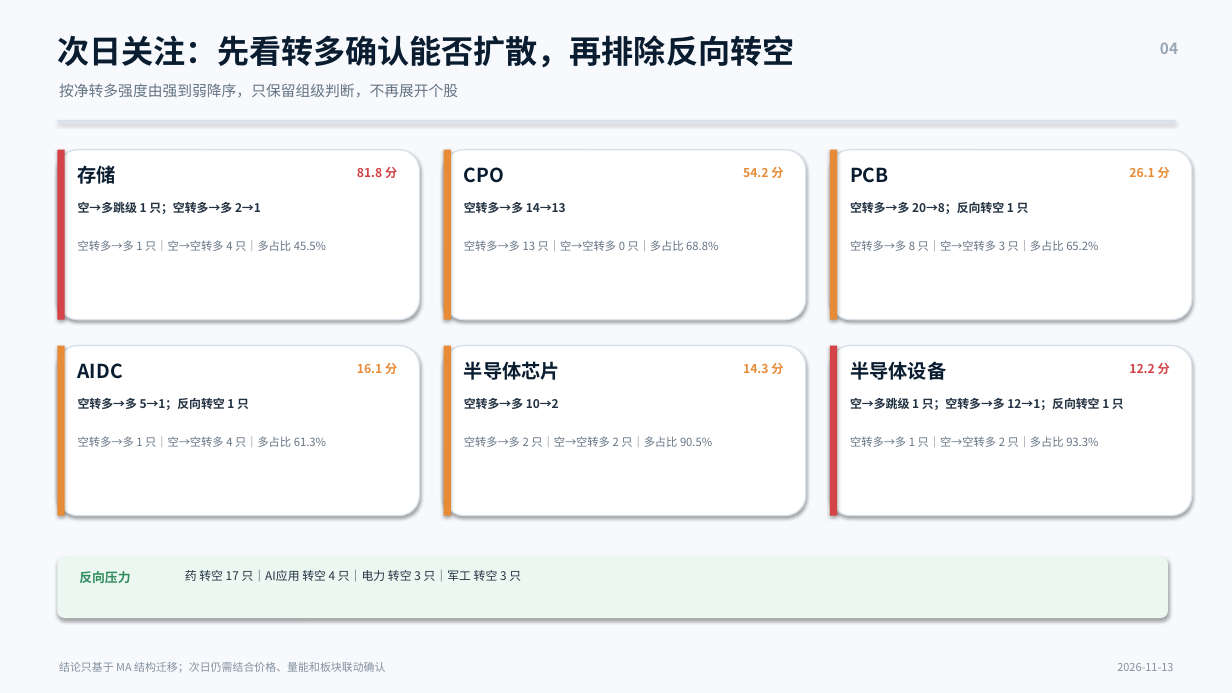
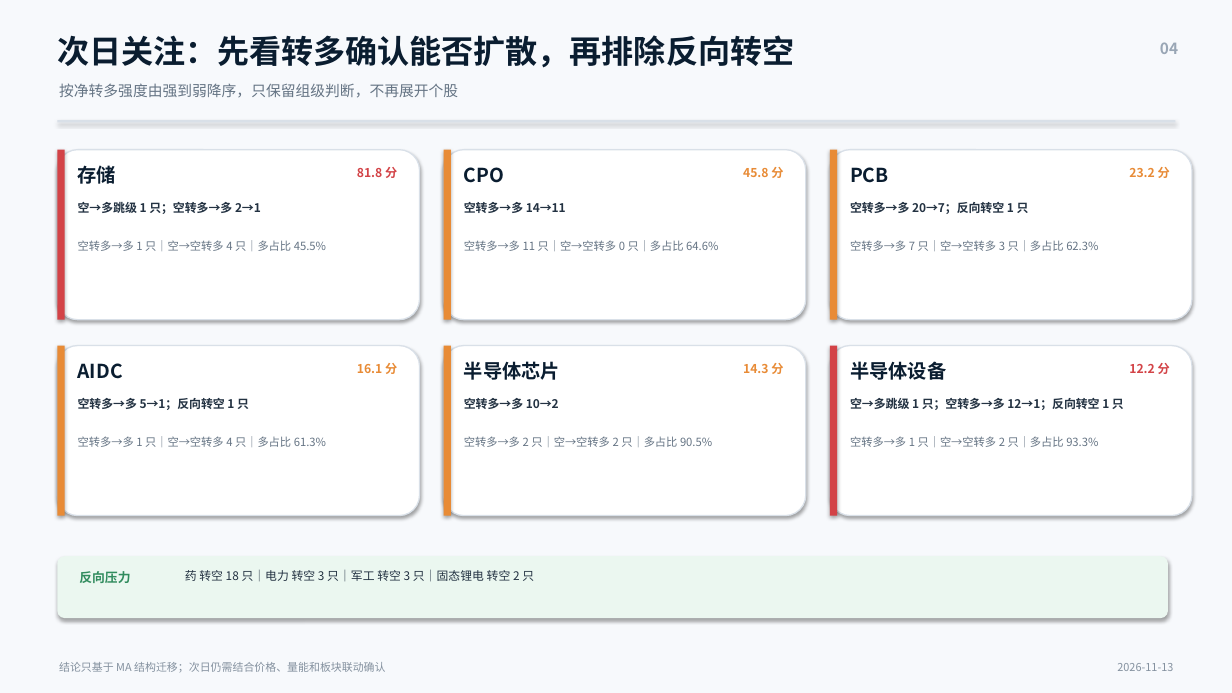
Before and after one commit to nancybhc/a-share-blast-lab, a slide deck: slide 4 of assets/多空阶段简报_2026-11-13.pptx. Drawn at 1232x693 pixels with LibreOffice and Linux fonts; fonts in the diff are those of the drawing. Boxes give left, top, right and bottom in pixels: in the first picture for what was removed or moved away, otherwise in the second. Text is boxed around its words. In the diff, an @@ line names an element or a change of style, - is before the commit and + after.

```diff
--- a/assets/多空阶段简报_2026-11-13.pptx
+++ b/assets/多空阶段简报_2026-11-13.pptx
@@ text at box(743, 167, 783, 178): text changed @@
-54.2 分
+45.8 分
@@ text at box(1129, 167, 1170, 178): text changed @@
-26.1 分
+23.2 分
@@ text at box(464, 202, 566, 213): text changed @@
-空转多→多 14→13
+空转多→多 14→11
@@ text at box(850, 202, 1029, 214): text changed @@
-空转多→多 20→8；反向转空 1 只
+空转多→多 20→7；反向转空 1 只
@@ text at box(464, 240, 718, 251): text changed @@
-空转多→多 13 只｜空→空转多 0 只｜多占比 68.8%
+空转多→多 11 只｜空→空转多 0 只｜多占比 64.6%
@@ text at box(850, 240, 1098, 251): text changed @@
-空转多→多 8 只｜空→空转多 3 只｜多占比 65.2%
+空转多→多 7 只｜空→空转多 3 只｜多占比 62.3%
@@ text at box(185, 570, 534, 582): text changed @@
-药 转空 17 只｜AI应用 转空 4 只｜电力 转空 3 只｜军工 转空 3 只
+药 转空 18 只｜电力 转空 3 只｜军工 转空 3 只｜固态锂电 转空 2 只
```
Also in this commit, not shown: 3 other slides changed, 13 other files.
